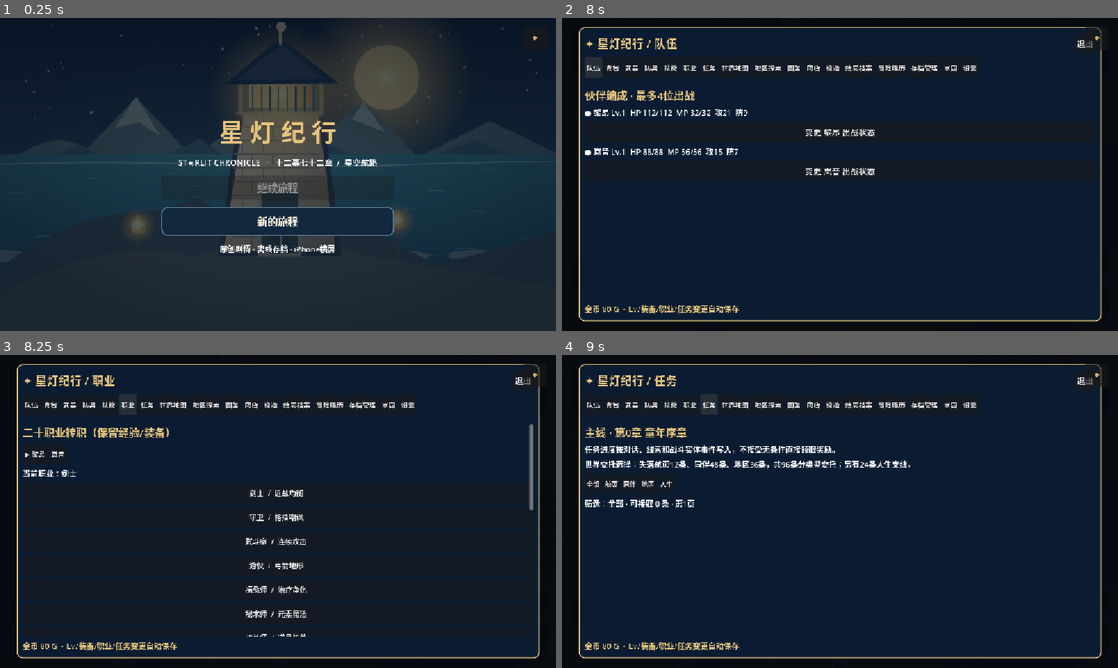
Above: before the commit, frames 1-4 (two rows, left to right).
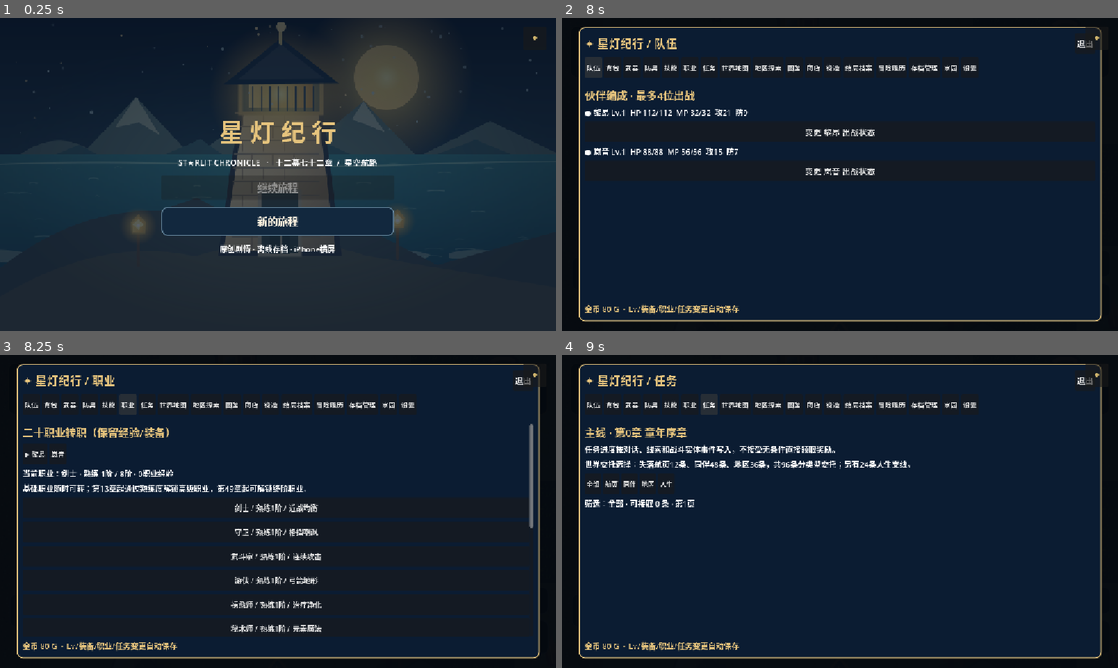
Above: after the commit, the same moments.

Repository: chenyu9512/StarlitChronicle-HD2D
Game: Godot game, scene res://scenes/first_act.tscn
The game is run twice, just before and just after one commit, with the same random seed, the same clock (stepped at 60 frames per second) and the same inputs.
Inputs:
- Up to frame 1 (0.25 s): no input
- Up to frame 2 (8 s): click "新的旅程" at 0.5 s; click "↑" at 1.25 s; click "←" at 2 s; click "→" at 2.75 s; click "↓" at 3.5 s; click "✦ 调查 / 对话" at 4.25 s; click "☰ 队伍 · 菜单" at 5 s; click "✦ 功能栏" at 5.75 s; click "✦ 全功能冒险手册" at 6.5 s; click "队伍" at 7.25 s
- Up to frame 3 (8.25 s): click "职业" at 8 s
- Up to frame 4 (9 s): click "任务" at 8.75 s

Frames 1-2 are identical in both runs. In frame 3, 3.4% of the frame differs, in the area x 4-96%, y 36-90%; in frame 4, nothing differs.
Error before the commit: Invalid call. Nonexistent 'int' constructor. (res://scripts/rpg_menu.gd:245)
Error after the commit: Invalid call. Nonexistent 'int' constructor. (res://scripts/rpg_menu.gd:252)

Commit message:
feat: battle-driven vocation mastery, advanced careers and strategic star-charge action

Diff:
--- a/scripts/combat_rules.gd
+++ b/scripts/combat_rules.gd
@@ -34,6 +34,24 @@
     status["shield_turns"] = maxi(int(status.get("shield_turns",0)),turns)
     actor_effects[id] = status
 
+func charge(id: String) -> int:
+    var status: Dictionary = actor_effects.get(id,{})
+    status["star_charge"] = mini(3,int(status.get("star_charge",0))+1)
+    actor_effects[id] = status
+    return int(status["star_charge"])
+
+func charge_level(id: String) -> int:
+    return int((actor_effects.get(id,{}) as Dictionary).get("star_charge",0))
+
+func release_charge(id: String, raw: int) -> int:
+    var status: Dictionary = actor_effects.get(id,{})
+    var stacks: int = int(status.get("star_charge",0))
+    if stacks > 0 and raw > 0:
+        status["star_charge"] = 0
+        actor_effects[id] = status
+        return roundi(raw*(1.0+0.35*stacks))
+    return raw
+
 func attack_bonus(id: String) -> int:
     var status: Dictionary = actor_effects.get(id,{})
     return int(status.get("attack_bonus",0)) if int(status.get("attack_turns",0)) > 0 else 0
--- a/scripts/first_act.gd
+++ b/scripts/first_act.gd
@@ -555,13 +555,16 @@
         battle = null
     if won:
         var levels: Array[String] = progress.give_rewards(xp * (5 if five_xp else 1), money)
+        var job_levels: Array[String] = game_core.award_job_xp(maxi(5,int(xp / 5)),battle_is_boss)
         game_events.record("battle_victory",{"boss":battle_is_boss,"xp":xp,"gold":money})
         var loot: Array[String] = game_core.roll_monster_loot(defeated_monster)
         if battle_is_boss:
             progress.flags["ch%03d.battle_won" % progress.chapter] = true
             _advance_scene()
+            if not job_levels.is_empty():
+                ui.show_message("职业提升：" + "；".join(job_levels))
         else:
-            ui.show_message("战斗胜利，获得 %d 经验、%d 金币。%s%s" % [xp * (5 if five_xp else 1), money, "，".join(levels), (" 掉落："+ "、".join(loot) if not loot.is_empty() else "")])
+            ui.show_message("战斗胜利，获得 %d 经验、%d 金币。%s%s" % [xp * (5 if five_xp else 1), money, "，".join(levels)+"；".join(job_levels), (" 掉落："+ "、".join(loot) if not loot.is_empty() else "")])
     else:
         progress.gold = maxi(0, progress.gold - 15)
         progress.heal_all()
--- a/scripts/first_act_battle.gd
+++ b/scripts/first_act_battle.gd
@@ -159,6 +159,7 @@
     _button(commands, "⚔ 攻击", "attack")
     _button(commands, "✧ 技能", "skill")
     _button(commands, "◇ 防御", "guard")
+    _button(commands, "✦ 聚星", "charge")
     _button(commands, "✚ 药草", "potion")
     var special_name: String = "✦ 拆除星锁" if chapter == 5 and boss else ("✦ 共同见证" if chapter == 6 and boss else "✦ 识破弱点")
     special_button = _button(commands, special_name, "special")
@@ -342,6 +343,9 @@
                     var base: int = maxi(3,combat_attack + power - int(enemy["def"]))
                     damage = combat_rules.elemental_damage(base,str(chosen.get("element","")),str(enemy.get("weakness","")),str(enemy.get("element","")))
                     message = "%s 发动%s，造成%d伤害%s" % [name,label,damage,"！ 触发弱点！" if str(chosen.get("element","")) == str(enemy.get("weakness","")) else "。"]
+        "charge":
+            var stack: int = combat_rules.charge(str(member.get("id","")))
+            message = "%s 凝聚星辉（%d/3），下一次攻击威力提高！" % [name,stack]
         "guard":
             defense[hero_turn] = true
             message = "%s 严阵以待，本回合受到的伤害降低。" % name
@@ -379,6 +383,7 @@
     if not healed_via_skill:
         game_state.actors[hero_turn] = member
     if damage > 0:
+        damage = combat_rules.release_charge(str(member.get("id","")),damage)
         if boss and chapter == 5:
             # 古兽的剧情结局是卸下星锁，而不是杀死生命体。
             chain_hp = maxi(0, chain_hp - maxi(4, int(float(damage) * 0.45)))
@@ -458,7 +463,7 @@
             continue
         var current: String = "[color=#f9d58b]▶ " if i == hero_turn else "[color=#c9e4eb]"
         var status: Dictionary = combat_rules.actor_effects.get(str(member.get("id","")),{})
-        var buffs: String = (" ✦增强" if int(status.get("attack_turns",0)) > 0 else "") + (" ◈护盾" if int(status.get("shield_turns",0)) > 0 else "")
+        var buffs: String = (" ✦增强" if int(status.get("attack_turns",0)) > 0 else "") + (" ◈护盾" if int(status.get("shield_turns",0)) > 0 else "") + (" ★聚星%d" % int(status.get("star_charge",0)) if int(status.get("star_charge",0)) > 0 else "")
         lines.append("%s%s  Lv.%d   HP %d/%d  MP %d/%d%s[/color]" % [current, str(member["name"]), int(member["level"]), int(member["hp"]), int(member["max_hp"]), int(member["mp"]), int(member["max_mp"]),buffs])
     party_info.text = "    ".join(lines)
 
--- a/scripts/rpg_core.gd
+++ b/scripts/rpg_core.gd
@@ -33,7 +33,7 @@
                     quest_ids[id] = true
     if not (state.rpg is Dictionary):
         state.rpg = {}
-    for key in ["equipment","jobs","quests","regions","discovered","settings","narrative_side"]:
+    for key in ["equipment","jobs","quests","regions","discovered","settings","narrative_side","mastery"]:
         if not (state.rpg.get(key) is Dictionary):
             state.rpg[key] = {}
     if not (state.rpg.get("selected_story_quest") is String):
@@ -64,6 +64,12 @@
         state.rpg["equipment"][id] = {}
     if not state.rpg["jobs"].has(id):
         state.rpg["jobs"][id] = "healer" if id == "char_tidecaller" else ("ranger" if id == "char_seeker" else "swordsman")
+    var mastery: Dictionary = state.rpg["mastery"]
+    if not mastery.get(id) is Dictionary:
+        mastery[id] = {}
+    var current_job: String = str(state.rpg["jobs"][id])
+    if not (mastery[id] as Dictionary).get(current_job) is Dictionary:
+        mastery[id][current_job] = {"rank":1,"xp":0}
     var party: Array = state.rpg["party"]
     if id not in party and party.size() < 4:
         party.append(id)
@@ -109,6 +115,10 @@
     var actor: Dictionary = state.actors[idx]
     var result: Dictionary = {"attack":int(actor.get("attack",0)),"defense":int(actor.get("defense",0)),"magic":0,"speed":int(actor.get("speed",0)),"max_hp":int(actor.get("max_hp",0)),"max_mp":int(actor.get("max_mp",0))}
     var slots: Dictionary = state.rpg["equipment"].get(id,{})
+    var current_job: String = str(state.rpg["jobs"].get(id,"swordsman"))
+    var mastery_rank: int = job_rank(id,current_job)
+    result["attack"] += maxi(0,mastery_rank-1)*2
+    result["defense"] += maxi(0,mastery_rank-1)
     for slot in slots:
         var object: Dictionary = entry("weapons",str(slots[slot])) if str(slot) == "weapon" else entry("armor",str(slots[slot]))
         for stat in ["attack","defense","magic"]:
@@ -215,11 +225,73 @@
     take_item(id,1)
     return "使用了 " + display_name(id)
 
+func job_record(id: String, job: String) -> Dictionary:
+    var actor_jobs: Dictionary = state.rpg["mastery"].get(id,{})
+    return actor_jobs.get(job,{"rank":1,"xp":0})
+
+func job_rank(id: String, job: String) -> int:
+    return int(job_record(id,job).get("rank",1))
+
+func job_unlock_reason(id: String, job: String) -> String:
+    if not jobs.has(job):
+        return "未知职业"
+    var tier: String = str(jobs[job].get("tier","basic"))
+    if tier == "basic":
+        return ""
+    var record: Dictionary = state.rpg["mastery"].get(id,{})
+    if tier == "advanced":
+        if state.chapter < 13:
+            return "第13章后开放"
+        var mastered: int = 0
+        for current in record:
+            if str(jobs.get(current,{}).get("tier","")) == "basic" and int(record[current].get("rank",1)) >= 3:
+                mastered += 1
+        return "" if mastered >= 2 else "需两个基础职业达到3阶"
+    if tier == "ultimate":
+        if state.chapter < 49:
+            return "第49章后开放"
+        for current in record:
+            if str(jobs.get(current,{}).get("tier","")) == "advanced" and int(record[current].get("rank",1)) >= 5:
+                return ""
+        return "需一个高级职业达到5阶"
+    return ""
+
 func change_job(id: String, job: String) -> String:
     if actor_index(id) < 0 or not jobs.has(job):
         return "职业不可用。"
+    var reason: String = job_unlock_reason(id,job)
+    if not reason.is_empty():
+        return "尚未解锁：" + reason
     state.rpg["jobs"][id] = job
+    var roster: Dictionary = state.rpg["mastery"].get(id,{})
+    if not roster.has(job):
+        roster[job] = {"rank":1,"xp":0}
+    state.rpg["mastery"][id] = roster
     return "已转职：" + str(jobs[job].get("name",job))
+
+func award_job_xp(points: int, boss_victory: bool = false) -> Array[String]:
+    var levels: Array[String] = []
+    if points <= 0:
+        return levels
+    for actor in state.actors:
+        var id: String = str(actor.get("id",""))
+        if id not in state.rpg["party"] or int(actor.get("hp",0)) <= 0:
+            continue
+        var job: String = str(state.rpg["jobs"].get(id,"swordsman"))
+        var roster: Dictionary = state.rpg["mastery"].get(id,{})
+        var rank: Dictionary = roster.get(job,{"rank":1,"xp":0})
+        rank["xp"] = int(rank.get("xp",0)) + points + (25 if boss_victory else 0)
+        while int(rank.get("rank",1)) < 8:
+            var needed: int = 20 + int(rank["rank"])*int(rank["rank"])*15
+            if int(rank["xp"]) < needed:
+                break
+            rank["xp"] = int(rank["xp"]) - needed
+            rank["rank"] = int(rank["rank"]) + 1
+            levels.append(str(actor.get("name",""))+"的"+job_name(job)+"熟练度升至"+str(rank["rank"])+"阶")
+        roster[job] = rank
+        state.rpg["mastery"][id] = roster
+    return levels
+
 
 func job_name(id: String) -> String:
     return str((jobs.get(id,{}) as Dictionary).get("name",id))
--- a/scripts/rpg_menu.gd
+++ b/scripts/rpg_menu.gd
@@ -202,11 +202,18 @@
         "职业":
             _label("二十职业转职（保留经验/装备）",true)
             _select_actor()
-            _label("当前职业："+manager.job_name(str(save_state.rpg["jobs"].get(member,""))))
+            var current_job: String = str(save_state.rpg["jobs"].get(member,"swordsman"))
+            var current_rank: Dictionary = manager.job_record(member,current_job)
+            _label("当前职业："+manager.job_name(current_job)+" · 熟练 %d阶 / 8阶 · %d职业经验" % [int(current_rank.get("rank",1)),int(current_rank.get("xp",0))])
+            _label("基础职业随时可转；第13章起通过熟练度解锁高级职业，第49章起可解锁终阶职业。")
             for job in manager.jobs.keys():
                 var job_id: String = str(job)
                 var row: Dictionary = manager.jobs[job]
-                _button(content,str(row.get("name",job_id))+"  /  "+str(row.get("role","")),func() -> void: _apply(manager.change_job(member,job_id)),15)
+                var reason: String = manager.job_unlock_reason(member,job_id)
+                if reason.is_empty():
+                    _button(content,"%s / 熟练%d阶 / %s" % [str(row.get("name",job_id)),manager.job_rank(member,job_id),str(row.get("role",""))],func() -> void: _apply(manager.change_job(member,job_id)),15)
+                else:
+                    _label("🔒 "+str(row.get("name",job_id))+" · "+reason)
         "任务":
             _label("主线 · 第%d章 %s" % [save_state.chapter,manager.chapter_name(save_state.chapter)],true)
             _label("任务进度按对话、线索和战斗实体事件写入，不接受无条件直接领取奖励。")
--- a/tools/smoke_housing_and_combat.gd
+++ b/tools/smoke_housing_and_combat.gd
@@ -72,8 +72,22 @@
     rules.tick_round()
     require(rules.attack_bonus("hero") == 0,"Buff did not expire")
     require(rules.enemy_intent(3,false,true).get("label","") == "蓄力重击","Boss intent cycle missing")
+    require(rules.charge("hero") == 1 and rules.charge("hero") == 2,"Star-charge did not accumulate")
+    require(rules.release_charge("hero",100) == 170,"Two-stack star-charge damage incorrect")
+    require(rules.charge_level("hero") == 0,"Star-charge did not clear after attack")
     var core = RPG.new()
     core.bind(state)
+    var hero_id: String = "char_wayfarer"
+    require(not core.job_unlock_reason(hero_id,"star_knight").is_empty(),"Advanced career unlocked without prerequisites")
+    require(core.change_job(hero_id,"guardian").begins_with("已转职"),"Basic job change broken")
+    core.award_job_xp(500,true)
+    require(core.job_rank(hero_id,"guardian") >= 3,"Job mastery did not rank up from victory")
+    require(core.change_job(hero_id,"swordsman").begins_with("已转职"),"Returning to base job failed")
+    core.award_job_xp(500,true)
+    state.chapter = 13
+    require(core.job_unlock_reason(hero_id,"star_knight").is_empty(),"Advanced job prerequisites did not unlock")
+    require(core.change_job(hero_id,"star_knight").begins_with("已转职"),"Unlocked advanced job cannot be selected")
+    require(not core.job_unlock_reason(hero_id,"oath_keeper").is_empty(),"Ultimate career unlocked too early")
     var battle = Battle.new()
     root.add_child(battle)
     battle.game_core = core
